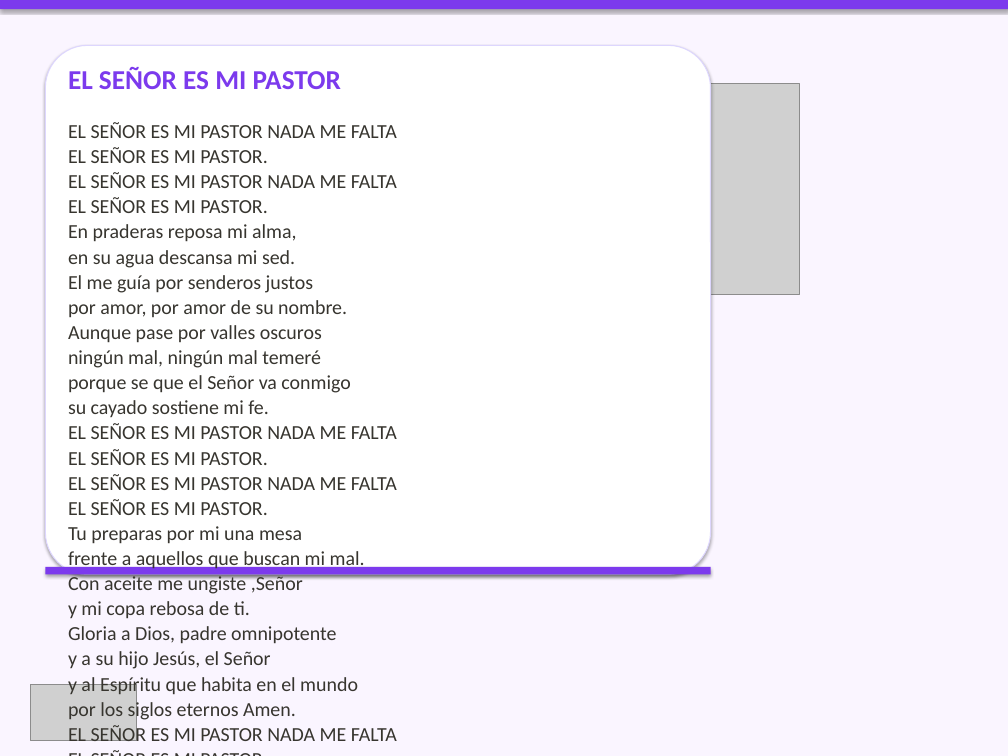
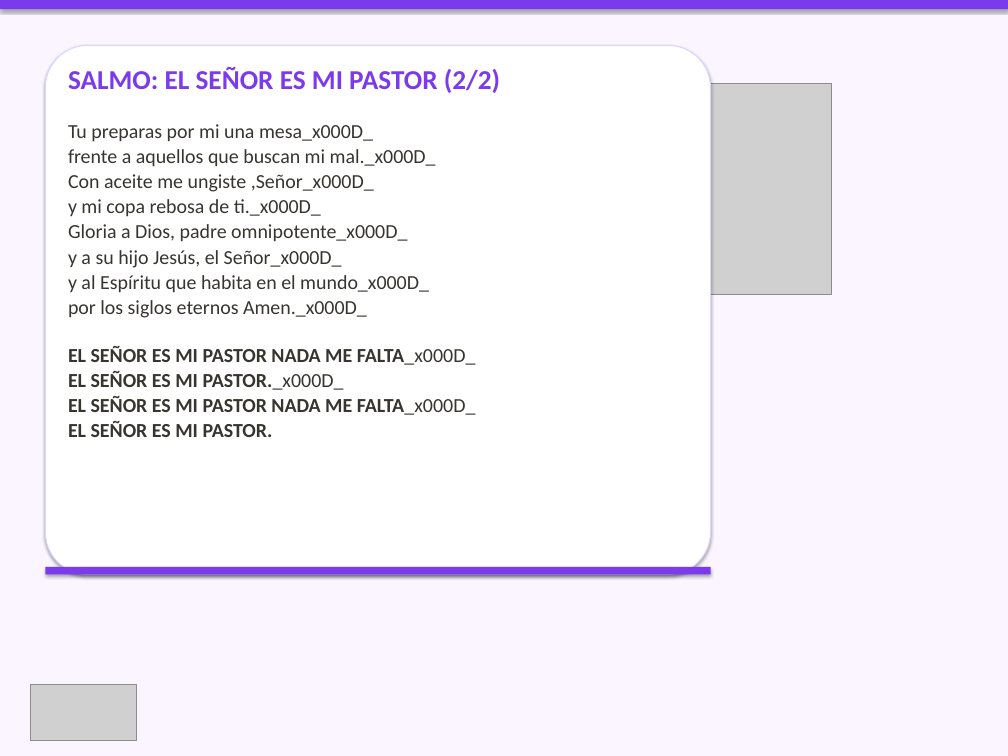
Before and after one commit to CC5M5/CCE-M5, a slide deck: slide 26 of presentaciones_html/2026-10-11_presentacion/2026-10-11_presentacion.pptx (slide 25 before the commit). Drawn at 1008x756 pixels with LibreOffice and Linux fonts; fonts in the diff are those of the drawing; grey boxes stand for pictures. Boxes give left, top, right and bottom in pixels: in the first picture for what was removed or moved away, otherwise in the second. Text is boxed around its words. In the diff, an @@ line names an element or a change of style, - is before the commit and + after.

```diff
--- a/presentaciones_html/2026-10-11_presentacion/2026-10-11_presentacion.pptx
+++ b/presentaciones_html/2026-10-11_presentacion/2026-10-11_presentacion.pptx
@@ text at box(68, 67, 500, 415): text changed @@
-EL SEÑOR ES MI PASTOR
-EL SEÑOR ES MI PASTOR NADA ME FALTA
+SALMO: EL SEÑOR ES MI PASTOR (2/2)
+Tu preparas por mi una mesa_x000D_
+frente a aquellos que buscan mi mal._x000D_
+Con aceite me ungiste ,Señor_x000D_
+y mi copa rebosa de ti._x000D_
+Gloria a Dios, padre omnipotente_x000D_
+y a su hijo Jesús, el Señor_x000D_
+y al Espíritu que habita en el mundo_x000D_
+por los siglos eternos Amen._x000D_
+EL SEÑOR ES MI PASTOR NADA ME FALTA_x000D_
+EL SEÑOR ES MI PASTOR._x000D_
+EL SEÑOR ES MI PASTOR NADA ME FALTA_x000D_
@@ picture: place and size @@
-picture at box(552, 83, 799, 295)
+picture at box(552, 83, 832, 295)
@@ text at box(68, 172, 397, 746): paragraphs removed @@
-EL SEÑOR ES MI PASTOR NADA ME FALTA
-EL SEÑOR ES MI PASTOR.
-En praderas reposa mi alma,
-en su agua descansa mi sed.
-El me guía por senderos justos
-por amor, por amor de su nombre.
-Aunque pase por valles oscuros
-ningún mal, ningún mal temeré
-porque se que el Señor va conmigo
-su cayado sostiene mi fe.
-EL SEÑOR ES MI PASTOR NADA ME FALTA
-EL SEÑOR ES MI PASTOR.
-EL SEÑOR ES MI PASTOR NADA ME FALTA
-EL SEÑOR ES MI PASTOR.
-Tu preparas por mi una mesa
-frente a aquellos que buscan mi mal.
-Con aceite me ungiste ,Señor
-y mi copa rebosa de ti.
-Gloria a Dios, padre omnipotente
-y a su hijo Jesús, el Señor
-y al Espíritu que habita en el mundo
-por los siglos eternos Amen.
-EL SEÑOR ES MI PASTOR NADA ME FALTA
-EL SEÑOR ES MI PASTOR.
-EL SEÑOR ES MI PASTOR NADA ME FALTA
-EL SEÑOR ES MI PASTOR.
@@ text at box(68, 421, 273, 437): bold on in "EL SEÑOR ES MI PASTOR." @@
```
Also in this commit, not shown: 1 other slide changed, 1 slide added, 3 other files.
